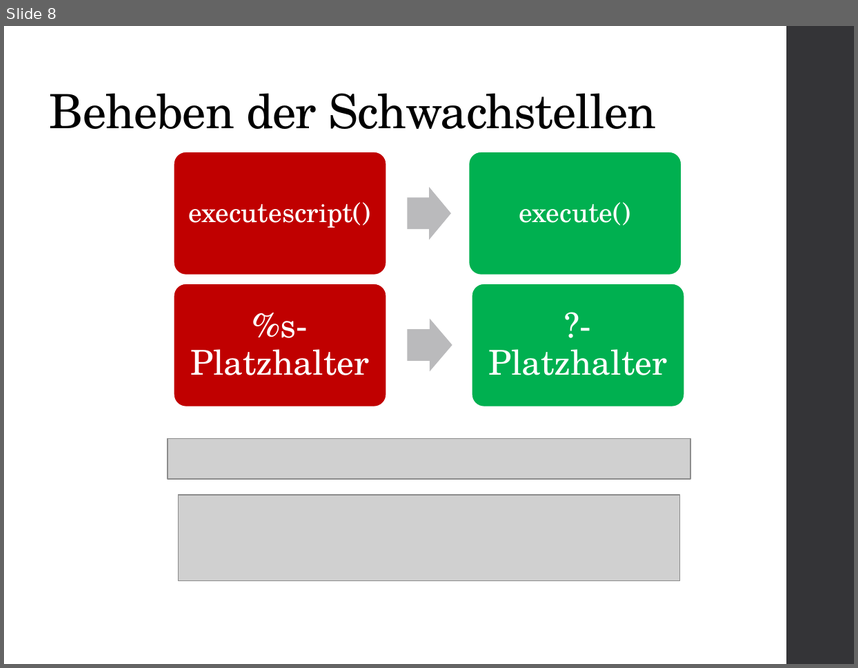
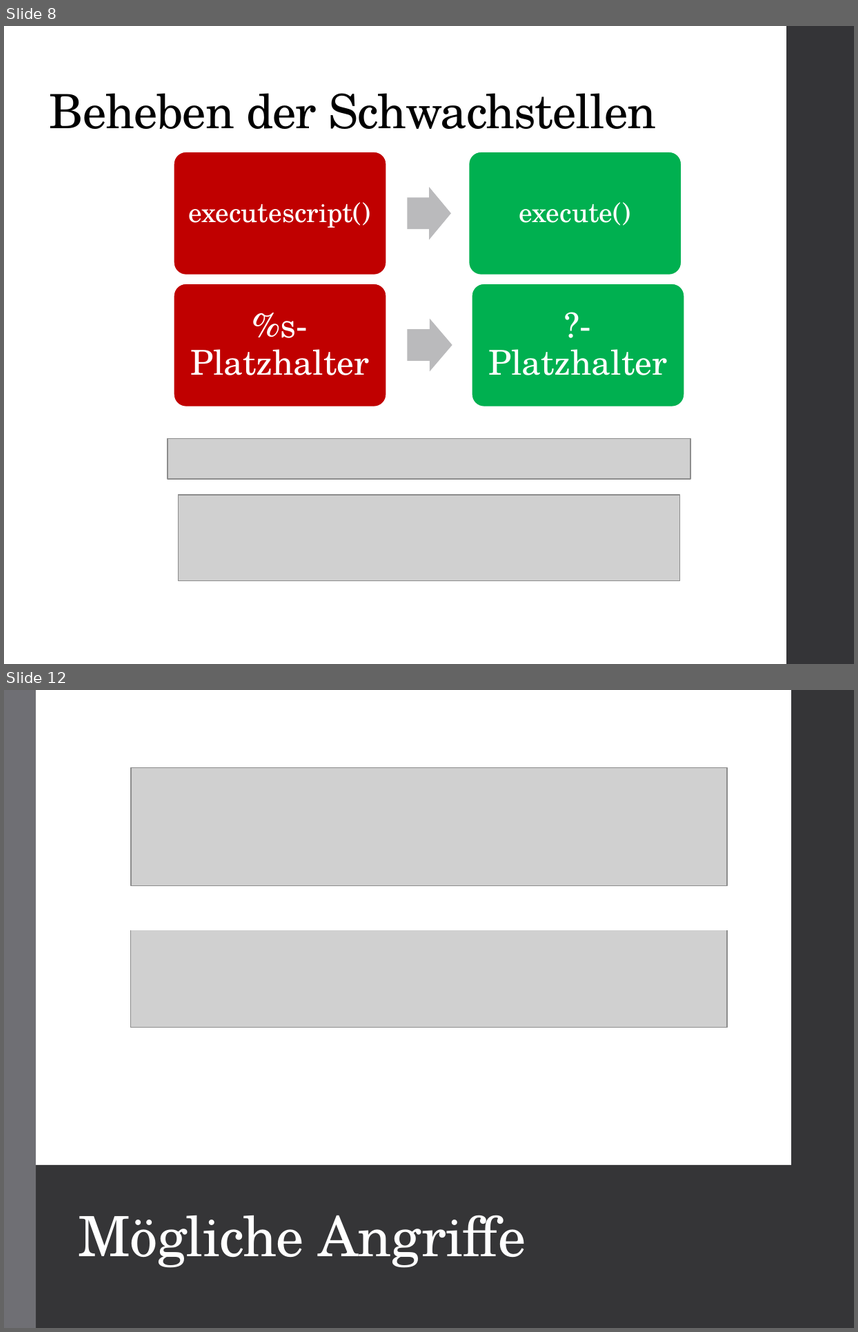
Before and after one commit to hagengruber/chess_server_strong, a slide deck: Chess Server.pptx. Shown one above the other, each under a label of ours: slide 8 before the commit, slides 8 and 12 after it; the slides between them are not shown. The pictures are 858x668 and 858x1332 pixels, drawn with LibreOffice and Linux fonts; fonts in the diff are those of the drawing; grey boxes stand for pictures. Boxes give left, top, right and bottom in pixels: in the first picture for what was removed or moved away, otherwise in the second. Text is boxed around its words. In the diff, an @@ line names an element or a change of style, - is before the commit and + after.

```diff
--- a/Chess Server.pptx
+++ b/Chess Server.pptx
@@ slide 12 added at (4,690,854,1328), background #FFFFFF; not listed: 1 template element that a slide beside it also shows @@
@@ rectangle added at (4,690,36,1328), fill #6F6F74 @@
@@ rectangle added at (36,690,792,1164), fill #FFFFFF @@
@@ rectangle added at (791,690,854,1328), fill #353537 @@
@@ picture added at (131,768,726,887) @@
@@ rectangle added at (114,915,744,931), fill #FFFFFF @@
@@ picture added at (131,928,727,1027) @@
@@ rectangle added at (36,1164,792,1328), fill #353537 @@
@@ title added at (79,1214,526,1268), 47 pt, text #FFFFFF @@
+Mögliche Angriffe
```
Also in this commit, not shown: 5 other slides added.
